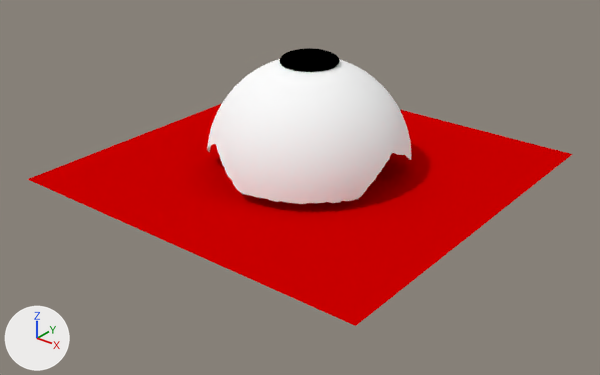
One commit to the Blender file Original Graphics/nuke.blend: the scene before it, then after it.
Both versions are drawn from a camera (50 mm lens) standing at (48.2, -61.7, 34.5) and looking at (1.4, -3.2, -1.8). Lighting does not change. The marker at lower left points along +X, +Y and +Z.
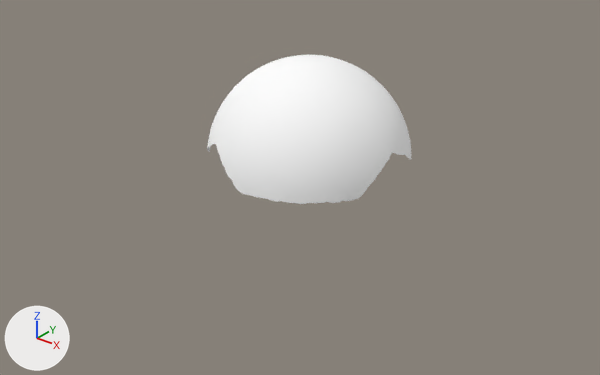
The newer file is also rescaled (x0.966) as a whole; pictures and numbers use the older file's frame.

Location of each change, (x1, y1, x2, y2) in pixels of the pictures (600 x 375 px):
'Plane', deleted (red): before (28, 104, 572, 326)
'Emitter1', moved, rescaled (not visible afterwards): before (280, 48, 339, 72)

What the commit changed:
Object 'Emitter1' (ob_emitter1) moves from (0.0, 0.0, 10.29) to (0.0, 0.0, 8.23).
Object 'Emitter1' (ob_emitter1) is rescaled from (7.82, 2.28, 7.82) to (7.68, 3.28, 7.68).
Object 'Plane' (ob_plane) is deleted.
